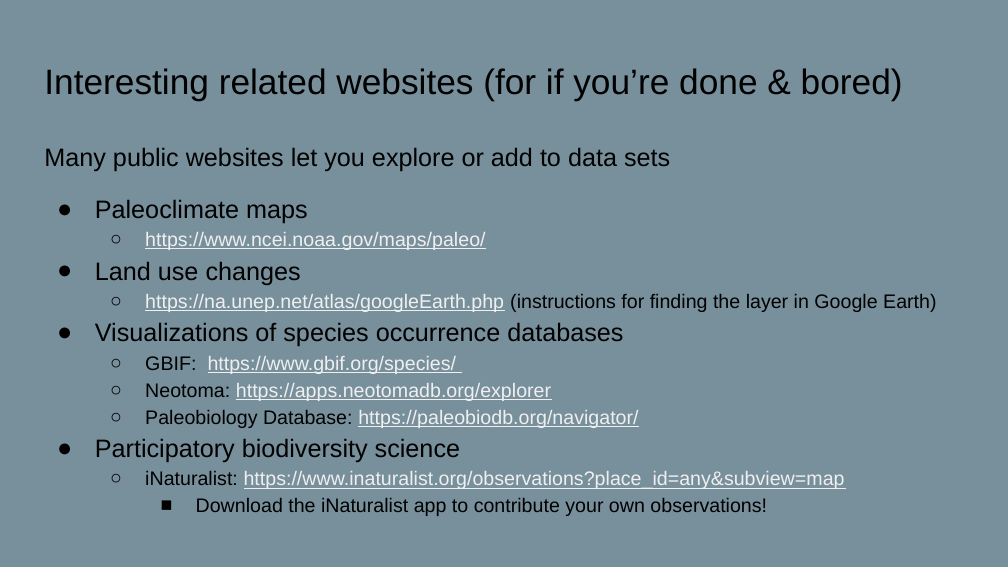
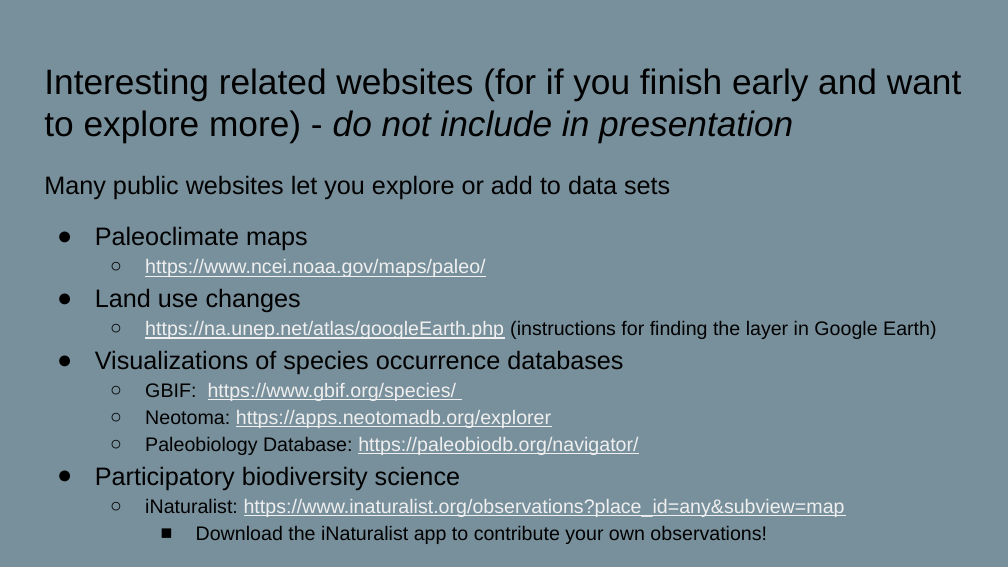
Before and after one commit to paleomammals/biodata_shortcourse, a slide deck: slide 4 of student presentation template.pptx. Drawn at 1008x567 pixels with LibreOffice and Linux fonts; fonts in the diff are those of the drawing. Boxes give left, top, right and bottom in pixels: in the first picture for what was removed or moved away, otherwise in the second. Text is boxed around its words. In the diff, an @@ line names an element or a change of style, - is before the commit and + after.

```diff
--- a/student presentation template.pptx
+++ b/student presentation template.pptx
@@ title at bbox=[44, 68, 961, 143]: text changed @@
-Interesting related websites (for if you’re done & bored)
+Interesting related websites (for if you finish early and want to explore more) - do not include in presentation
@@ text "Many public websites let you ...": place and size @@
-text "Many public websites let you ..." at bbox=[44, 148, 936, 516]
+text "Many public websites let you ..." at bbox=[44, 176, 936, 544]
```
Also in this commit, not shown: 9 other slides changed, 8 other files.
